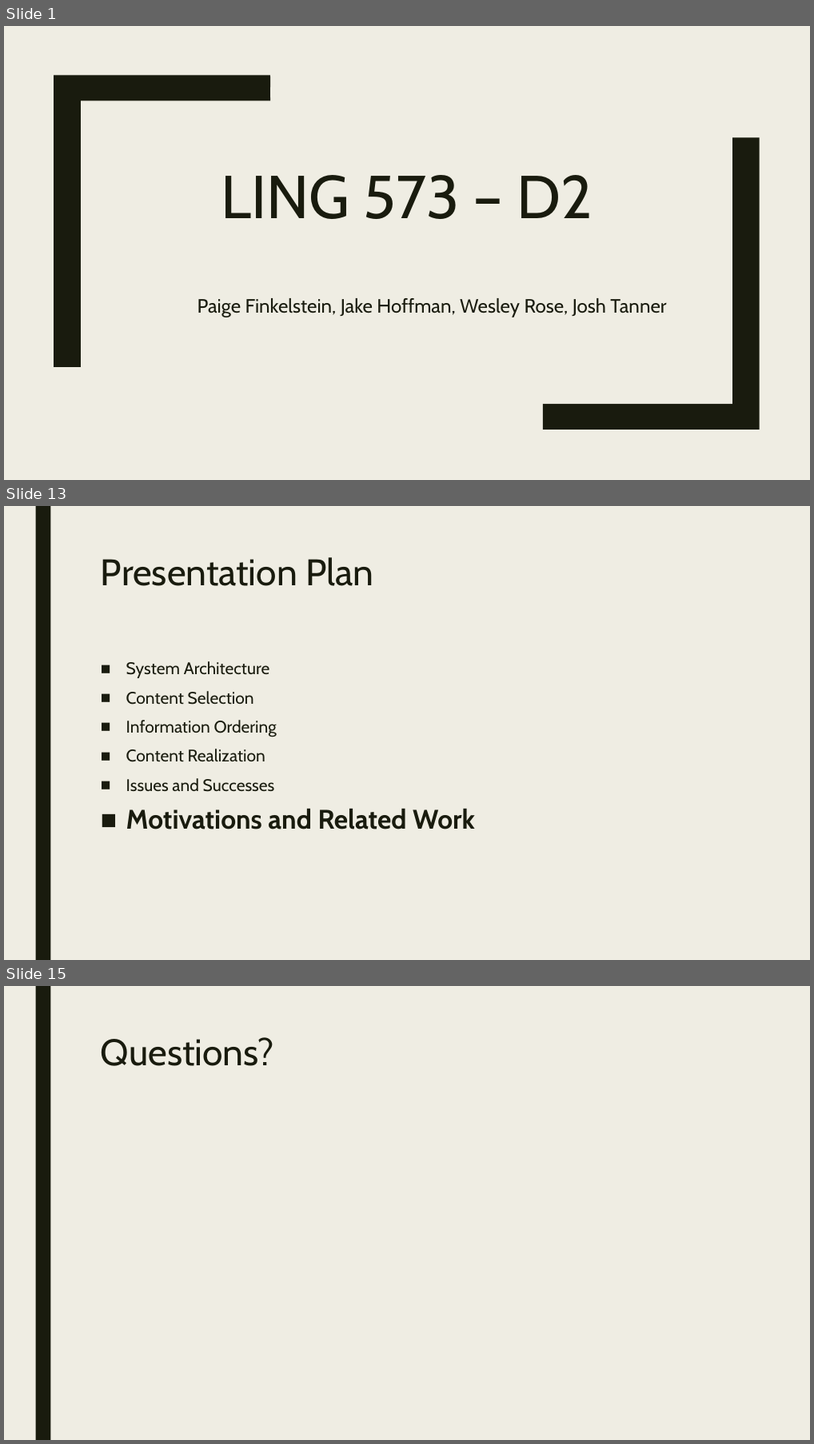
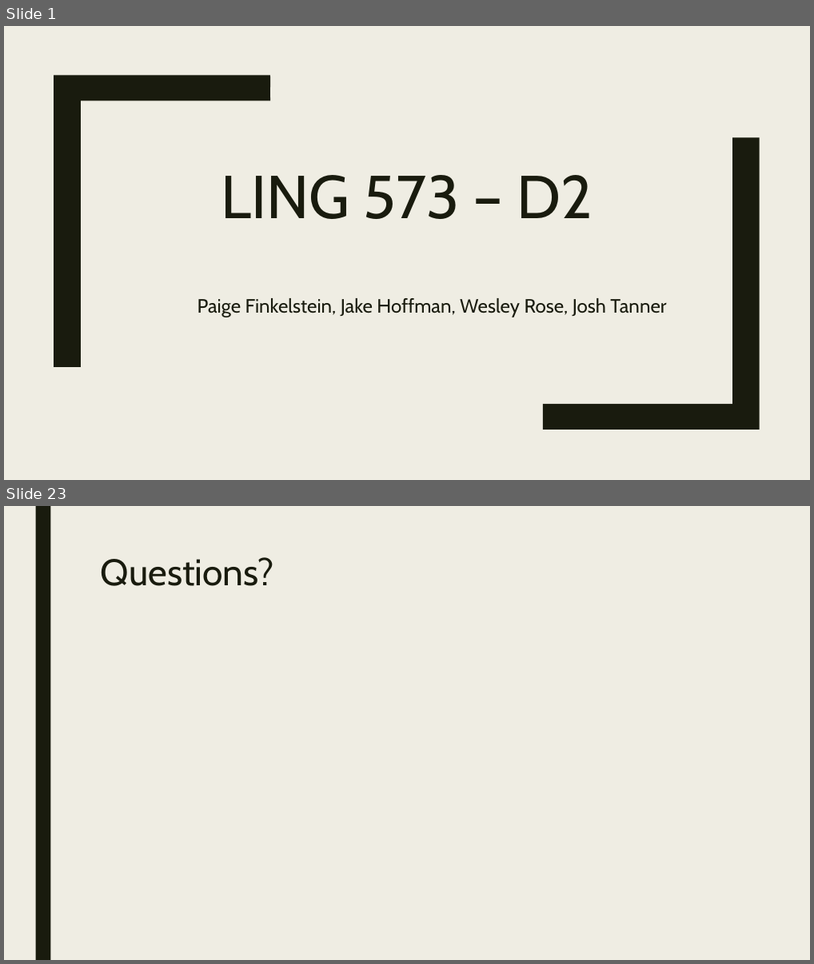
Before and after one commit to Mindful/ling-573, a slide deck: doc/presentation_d2.pptx. Shown one above the other, each under a label of ours: slides 1, 13 and 15 before the commit, slides 1 and 23 after it; the slides between them are not shown. The pictures are 814x1444 and 814x964 pixels, drawn with LibreOffice and Linux fonts; fonts in the diff are those of the drawing. Boxes give left, top, right and bottom in pixels: in the first picture for what was removed or moved away, otherwise in the second. Text is boxed around its words. In the diff, an @@ line names an element or a change of style, - is before the commit and + after.

```diff
--- a/doc/presentation_d2.pptx
+++ b/doc/presentation_d2.pptx
@@ slide 13 removed at <box>4,506,810,960</box>, background #EFEDE3; not listed: 1 template element that a slide beside it also shows @@
@@ title removed at <box>101,557,374,586</box> @@
-Presentation Plan
@@ text removed at <box>126,661,475,829</box> @@
-■ System Architecture
-■ Content Selection
-■ Information Ordering
-■ Content Realization
-■ Issues and Successes
-■ Motivations and Related Work
@@ what was slide 15 is now slide 23 @@
```
Also in this commit, not shown: 8 slides changed, 13 slides added, 4 other slides removed.
